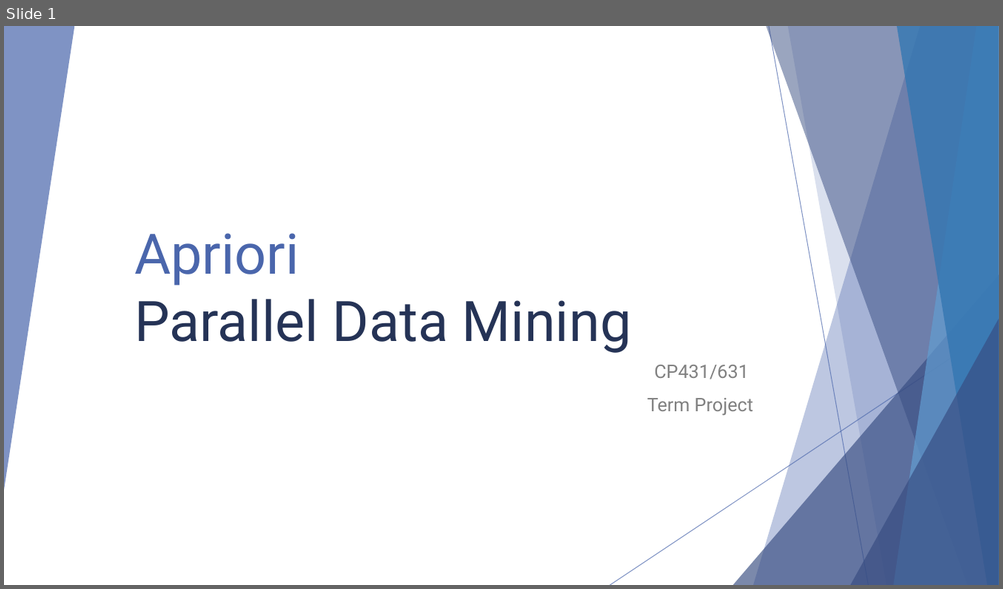
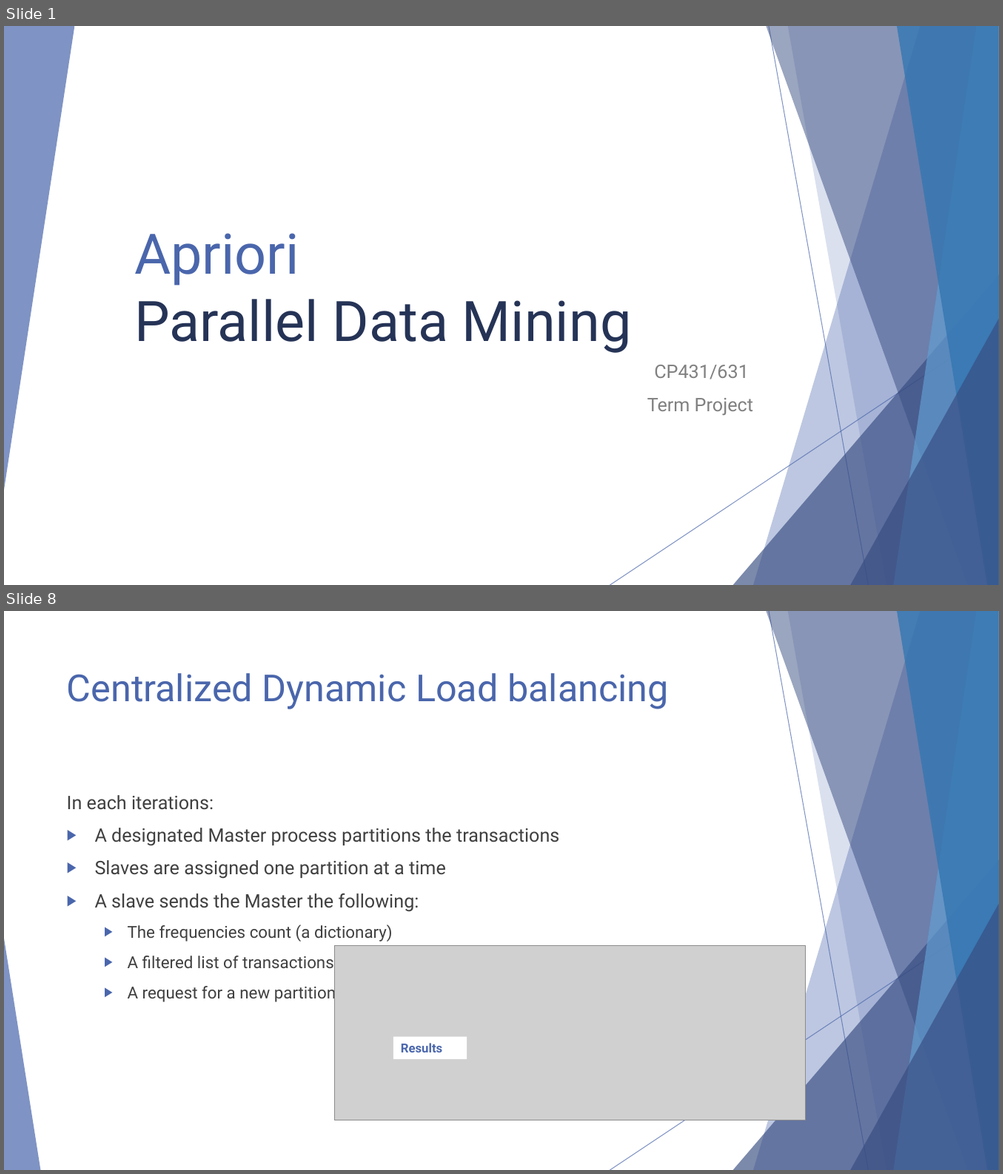
Before and after one commit to ParallelProgramming/Term-Project, a slide deck: Parallel Data Mining.pptx. Shown one above the other, each under a label of ours: slide 1 before the commit, slides 1 and 8 after it; the slides between them are not shown. The pictures are 1003x589 and 1003x1174 pixels, drawn with LibreOffice and Linux fonts; fonts in the diff are those of the drawing; grey boxes stand for pictures. Boxes give left, top, right and bottom in pixels: in the first picture for what was removed or moved away, otherwise in the second. Text is boxed around its words. In the diff, an @@ line names an element or a change of style, - is before the commit and + after.

```diff
--- a/Parallel Data Mining.pptx
+++ b/Parallel Data Mining.pptx
@@ slide 8 added at [4,611,999,1170], background #FFFFFF; not listed: 9 template elements that a slide beside it also shows @@
@@ title added at [67,673,669,709], 36 pt, text #4A66AC @@
+Centralized Dynamic Load balancing
@@ text added at [67,795,559,1003], 18 pt, text #404040 @@
+In each iterations:
+▶ A designated Master process partitions the transactions
+▶ Slaves are assigned one partition at a time
+▶ A slave sends the Master the following:
+  ▶ The frequencies count (a dictionary)
+  ▶ A filtered list of transactions
+  ▶ A request for a new partition
@@ triangle added at [4,939,40,1170], fill #4A66AC at 70% opacity @@
@@ picture added at [335,945,805,1121] @@
@@ rectangle added at [393,1037,467,1059], fill #FFFFFF, 12 pt, text #4A66AC, bold @@
+Results
```
Also in this commit, not shown: 7 slides changed, 11 other slides added, 4 slides removed, 2 other files.
